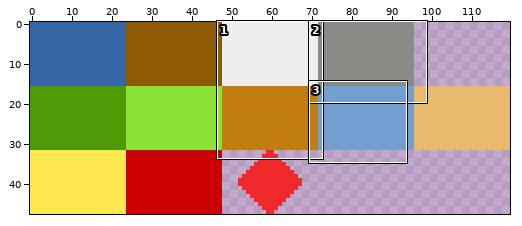
A sprite sheet gets an edit: lolgame5.png. The first picture is a wide view before the edit; the outline marks the close-up.
Close-up. Earlier state:
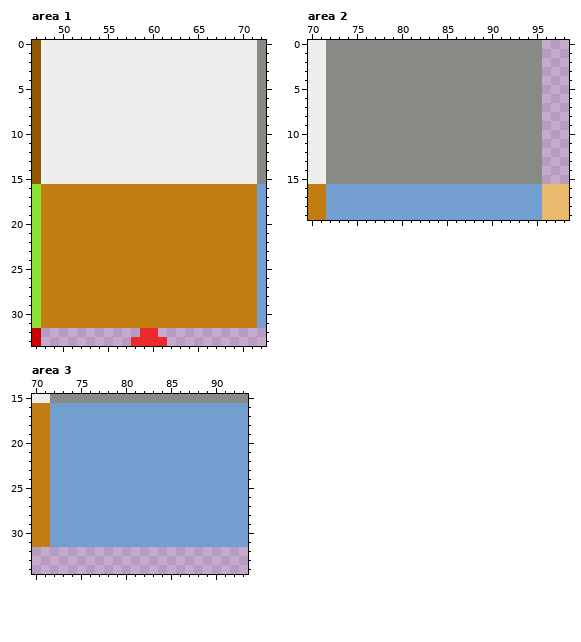
The file is 120x48 pixels. Shown: area 1: x 47..72, y 0..33; area 2: x 70..98, y 0..19; area 3: x 70..93, y 15..34. The commit also changed other parts of the picture, which this record leaves out.
Once edited:
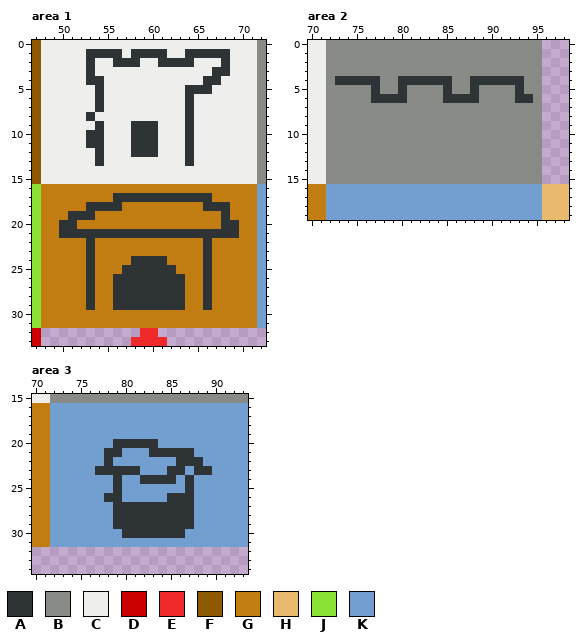
Palette (. is transparent): A #2e3436  B #888a85  C #eeeeec  D #cc0000  E #ef2929  F #8f5902  G #c17d11  H #e9b96e  J #8ae234  K #729fcf
From old to new:
Area 1:
Colour A replaces colour C in row 1 at x 53 to 56, 58 to 61 and 64 to 68; in row 2 at x 53, 56 to 58, 61 to 64 and 68; in row 3 at x 53 and 67 to 68; in row 4 at x 53 to 54 and 66 to 67; in row 5 at x 54 and 64 to 66; in rows 6 to 7 at x 54 and 64.
Colour A replaces colour C in row 8 at x 53 and 64; in row 9 at x 54, 58 to 60 and 64; in rows 10 to 11 at x 53 to 54, 58 to 60 and 64; in row 12 at x 54, 58 to 60 and 64; in row 13 at x 54 and 64.
Colour A replaces colour G in row 17 at x 56 to 66; in row 18 at x 53 to 56 and 66 to 68; in row 19 at x 51 to 53 and 68; in row 20 at x 50 to 51 and 68 to 69; in row 21 at x 50 to 69; in rows 22 to 23 at x 53 and 66.
Colour A replaces colour G in row 24 at x 53, 58 to 61 and 66; in row 25 at x 53, 57 to 62 and 66; in rows 26 to 29 at x 53, 56 to 63 and 66.
Area 2:
Colour A replaces colour B in row 4 at x 73 to 77, 80 to 85 and 88 to 93; in row 5 at x 77, 80, 85, 88 and 93; in row 6 at x 77 to 80, 85 to 88 and 93 to 94.
Area 3:
Colour A replaces colour K in row 20 at x 79 to 83; in row 21 at x 78 to 79 and 83 to 87; in row 22 at x 78 and 86 to 88; in row 23 at x 77 to 81, 85 to 86 and 88 to 89; in row 24 at x 79, 82 to 85 and 87; in row 25 at x 79 and 87.
Colour A replaces colour K in row 26 at x 78 to 79 and 85 to 87; in rows 27 to 29 at x 79 to 87; in row 30 at x 80 to 86.
Boxes around the changes in both close-ups, in picture pixels (x1, y1, x2, y2):
changed: (59, 49, 239, 310)
changed: (335, 76, 533, 103)
changed: (95, 439, 212, 538)
